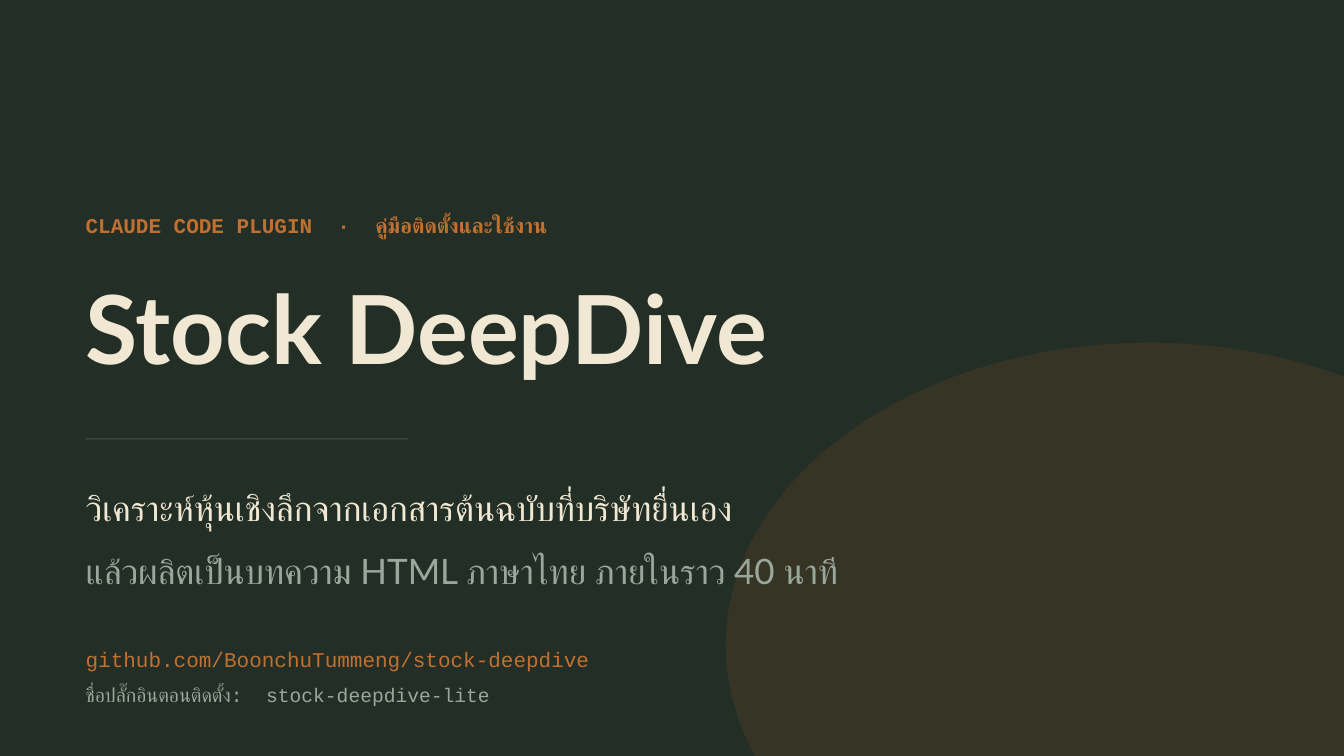
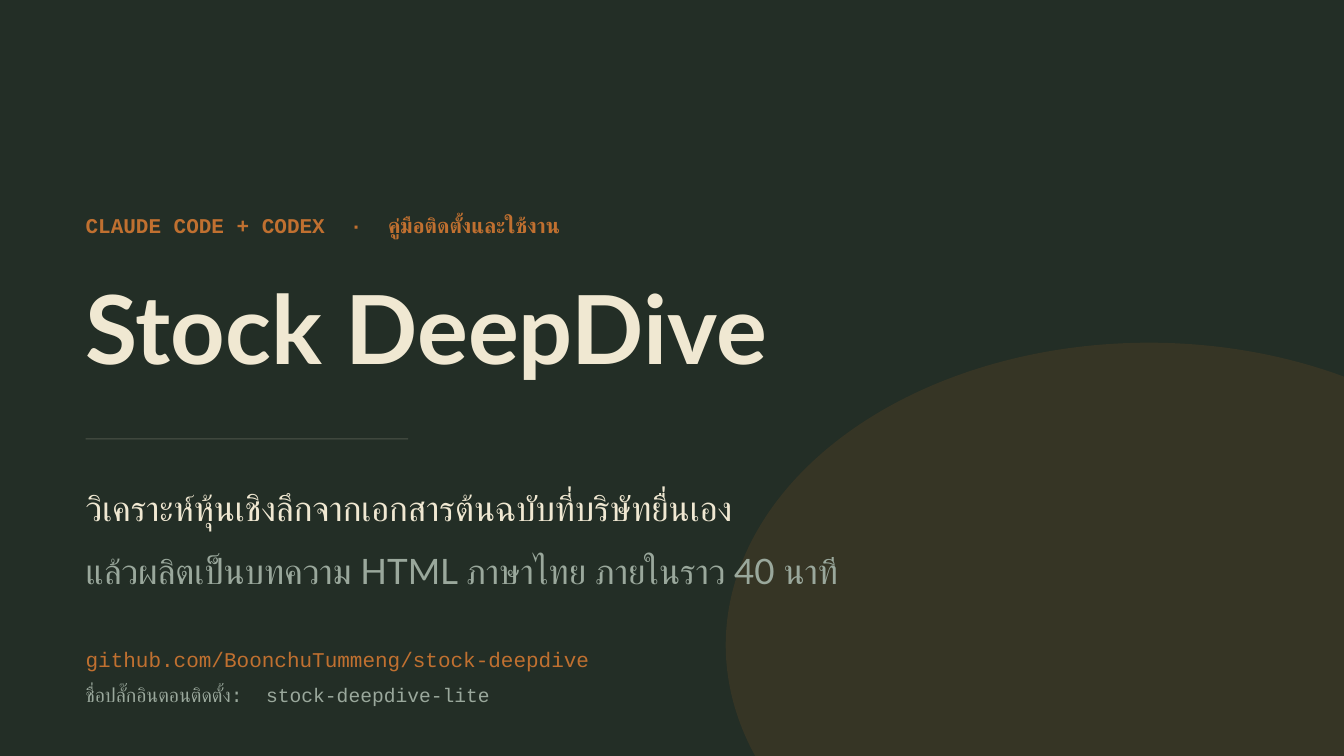
Before and after one commit to BoonchuTummeng/stock-deepdive, a slide deck: slide 1 of docs/stock-deepdive-guide.pptx. Drawn at 1344x756 pixels with LibreOffice and Linux fonts; fonts in the diff are those of the drawing. Boxes give left, top, right and bottom in pixels: in the first picture for what was removed or moved away, otherwise in the second. Text is boxed around its words. In the diff, an @@ line names an element or a change of style, - is before the commit and + after.

```diff
--- a/docs/stock-deepdive-guide.pptx
+++ b/docs/stock-deepdive-guide.pptx
@@ text at [86, 217, 560, 240]: text changed @@
-CLAUDE CODE PLUGIN · คู่มือติดตั้งและใช้งาน
+CLAUDE CODE + CODEX · คู่มือติดตั้งและใช้งาน
```
Also in this commit, not shown: 14 other slides changed, 2 slides added, 18 other files.
